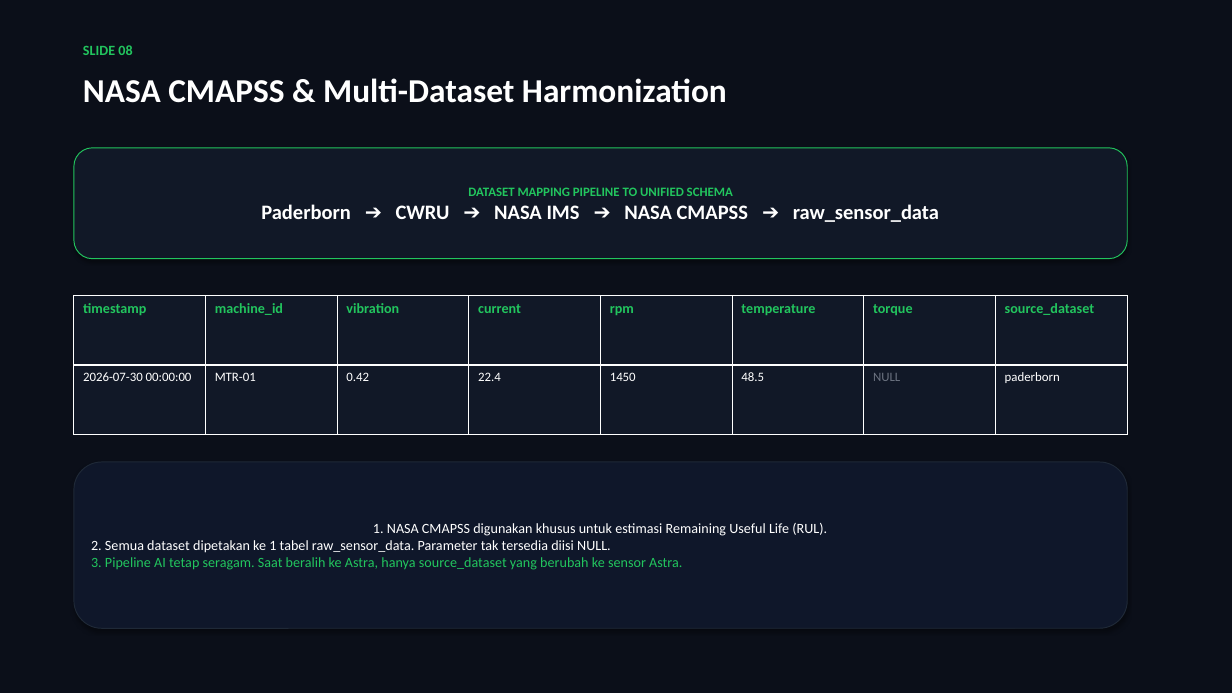
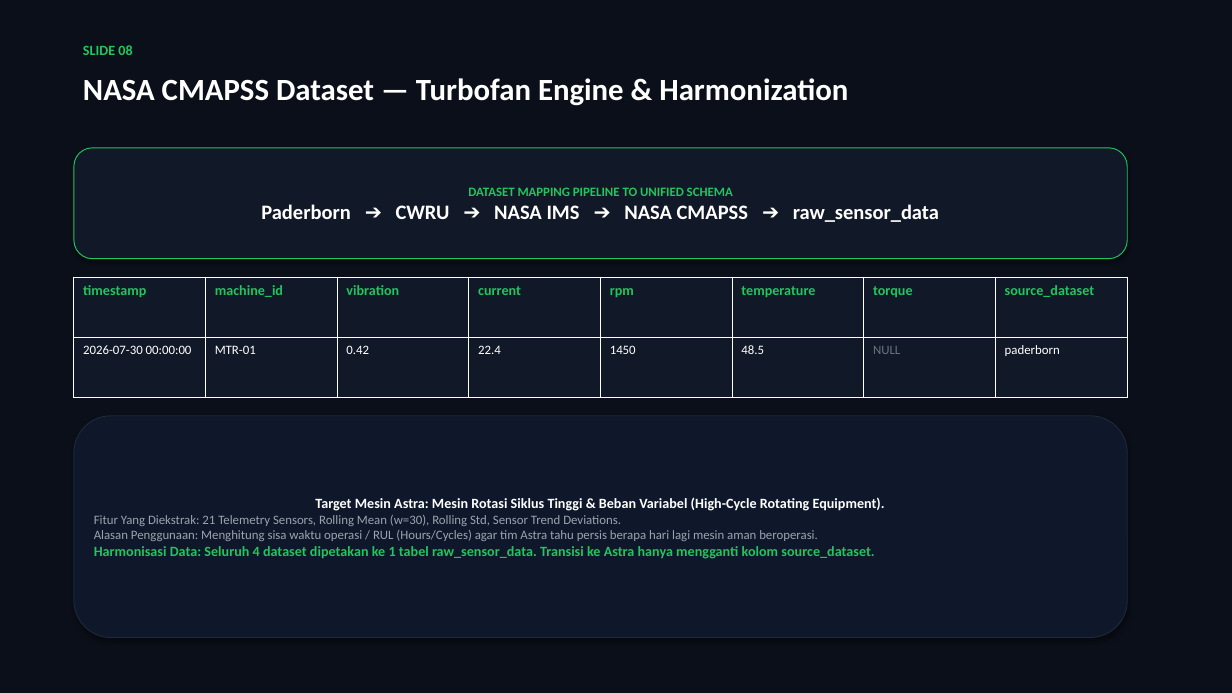
Before and after one commit to Syadada/Astra-Predictive-Maintenancce, a slide deck: slide 8 of MaintenX_ASTRA_Presentation_Deck.pptx. Drawn at 1232x693 pixels with LibreOffice and Linux fonts; fonts in the diff are those of the drawing. Boxes give left, top, right and bottom in pixels: in the first picture for what was removed or moved away, otherwise in the second. Text is boxed around its words. In the diff, an @@ line names an element or a change of style, - is before the commit and + after.

Commit message:
docs: enhance slide deck with target machine context, extracted features, and rationale per dataset for ASTRA

```diff
--- a/MaintenX_ASTRA_Presentation_Deck.pptx
+++ b/MaintenX_ASTRA_Presentation_Deck.pptx
@@ text at (83, 78, 848, 106): text changed; size 26 to 24 pt @@
-NASA CMAPSS & Multi-Dataset Harmonization
+NASA CMAPSS Dataset — Turbofan Engine & Harmonization
@@ table: place and size @@
-table at (74, 296, 1131, 434)
+table at (74, 277, 1131, 397)
@@ rounded rectangle "Target Mesin Astra: Mesin Rotasi ...": place and size @@
-rounded rectangle "Target Mesin Astra: Mesin Rotasi ..." at (74, 462, 1128, 628)
+rounded rectangle "Target Mesin Astra: Mesin Rotasi ..." at (74, 416, 1128, 638)
@@ text in rounded rectangle at (94, 497, 885, 559): text changed; size 11 to 10 pt; text colour #FFFFFF to #9CA3AF @@
-1. NASA CMAPSS digunakan khusus untuk estimasi Remaining Useful Life (RUL).
-2. Semua dataset dipetakan ke 1 tabel raw_sensor_data. Parameter tak tersedia diisi NULL.
-3. Pipeline AI tetap seragam. Saat beralih ke Astra, hanya source_dataset yang berubah ke sensor Astra.
+Target Mesin Astra: Mesin Rotasi Siklus Tinggi & Beban Variabel (High-Cycle Rotating Equipment).
+Fitur Yang Diekstrak: 21 Telemetry Sensors, Rolling Mean (w=30), Rolling Std, Sensor Trend Deviations.
+Alasan Penggunaan: Menghitung sisa waktu operasi / RUL (Hours/Cycles) agar tim Astra tahu persis berapa hari lagi mesin aman beroperasi.
+Harmonisasi Data: Seluruh 4 dataset dipetakan ke 1 tabel raw_sensor_data. Transisi ke Astra hanya mengganti kolom source_dataset.
```
Also in this commit, not shown: 13 other slides changed, 2 slides added, 2 slides removed, 2 other files.
